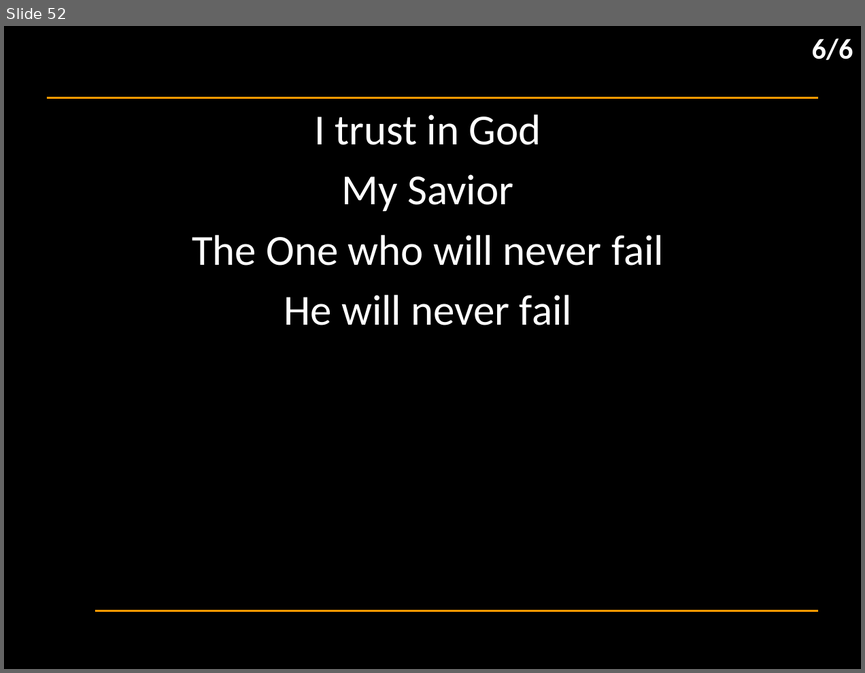
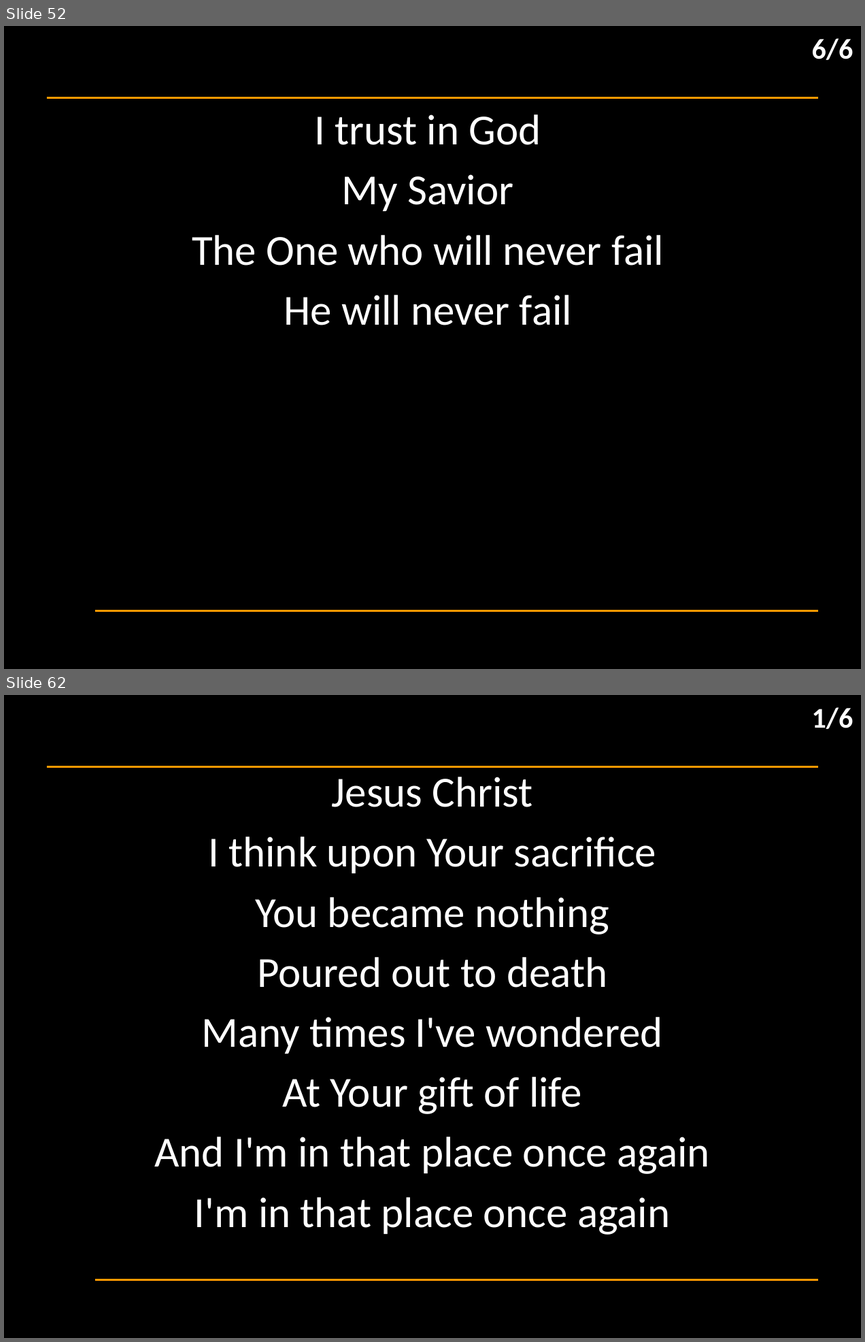
Before and after one commit to hoo-are-ya/worship, a slide deck: docs/songs_2024-09-22.pptx. Shown one above the other, each under a label of ours: slide 52 before the commit, slides 52 and 62 after it; the slides between them are not shown. The pictures are 865x673 and 865x1342 pixels, drawn with LibreOffice and Linux fonts; fonts in the diff are those of the drawing; background and template pictures are left out. Boxes give left, top, right and bottom in pixels: in the first picture for what was removed or moved away, otherwise in the second. Text is boxed around its words. In the diff, an @@ line names an element or a change of style, - is before the commit and + after.

```diff
--- a/docs/songs_2024-09-22.pptx
+++ b/docs/songs_2024-09-22.pptx
@@ slide 62 added at (4,695,861,1338), background #000000; not listed: 2 template elements that a slide beside it also shows @@
@@ text added at (812,707,853,729), 24 pt, text #FFFFFF, bold @@
+1/6
@@ subtitle added at (154,777,709,1234), 36 pt, text #FFFFFF @@
+Jesus Christ
+I think upon Your sacrifice
+You became nothing
+Poured out to death
+Many times I've wondered
+At Your gift of life
+And I'm in that place once again
+I'm in that place once again
```
Also in this commit, not shown: 1 slide changed, 14 other slides added, 1 slide removed, 2 other files.
